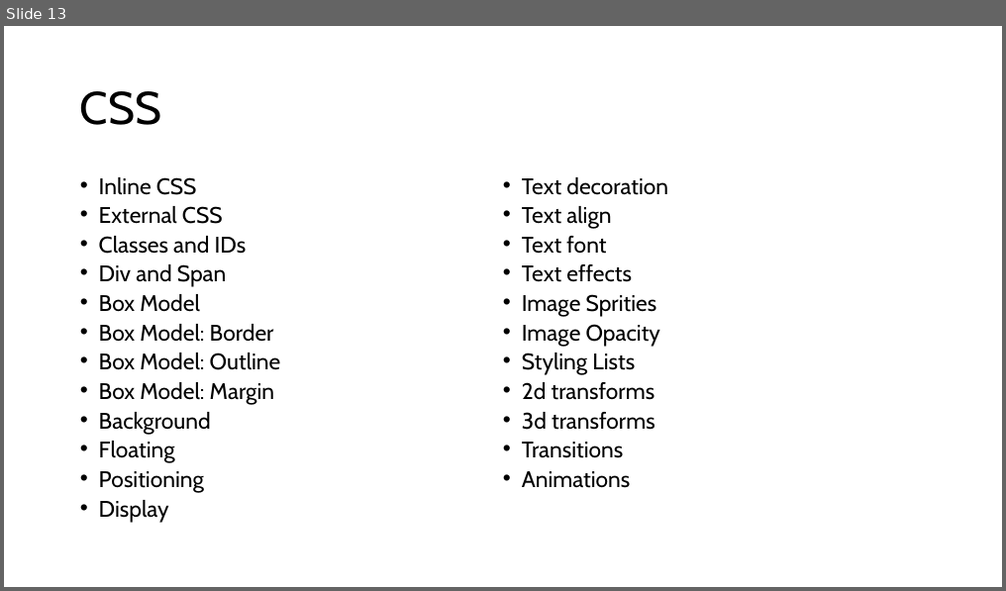
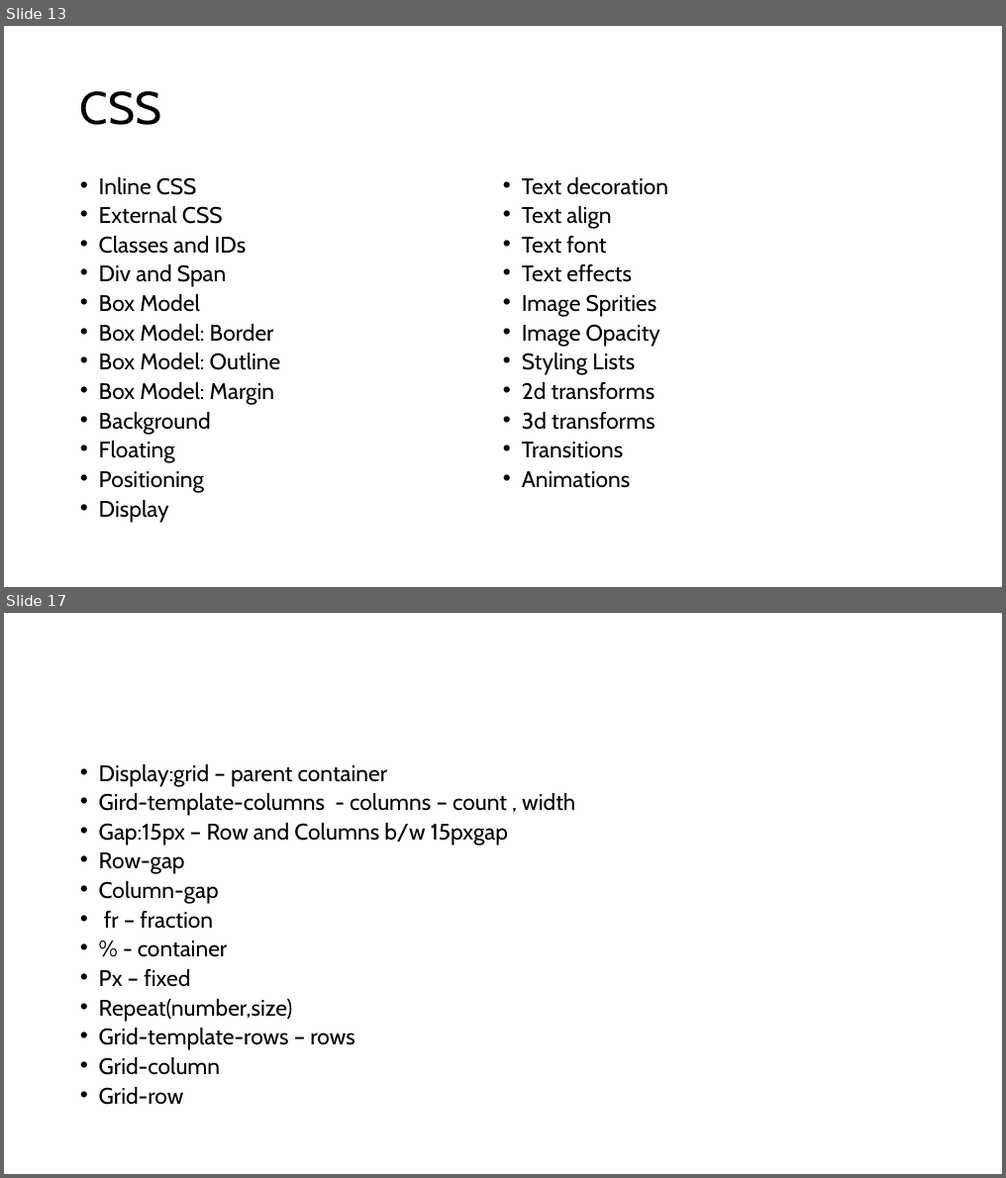
Before and after one commit to PiyushChaturvedii/batch07, a slide deck: day03.pptx. Shown one above the other, each under a label of ours: slide 13 before the commit, slides 13 and 17 after it; the slides between them are not shown. The pictures are 1006x591 and 1006x1178 pixels, drawn with LibreOffice and Linux fonts; fonts in the diff are those of the drawing. Boxes give left, top, right and bottom in pixels: in the first picture for what was removed or moved away, otherwise in the second. Text is boxed around its words. In the diff, an @@ line names an element or a change of style, - is before the commit and + after.

Commit message:
grid

```diff
--- a/day03.pptx
+++ b/day03.pptx
@@ slide 17 added at <box>4,613,1002,1174</box>, background #FFFFFF @@
@@ text added at <box>99,764,575,1105</box>, 21.7 pt, text #000000 @@
+• Display:grid – parent container
+• Gird-template-columns - columns – count , width
+• Gap:15px – Row and Columns b/w 15pxgap
+• Row-gap
+• Column-gap
+• fr – fraction
+• % - container
+• Px – fixed
+• Repeat(number,size)
+• Grid-template-rows – rows
+• Grid-column
+• Grid-row
```
Also in this commit, not shown: 1 slide changed, 2 other slides added, 17 other files.
